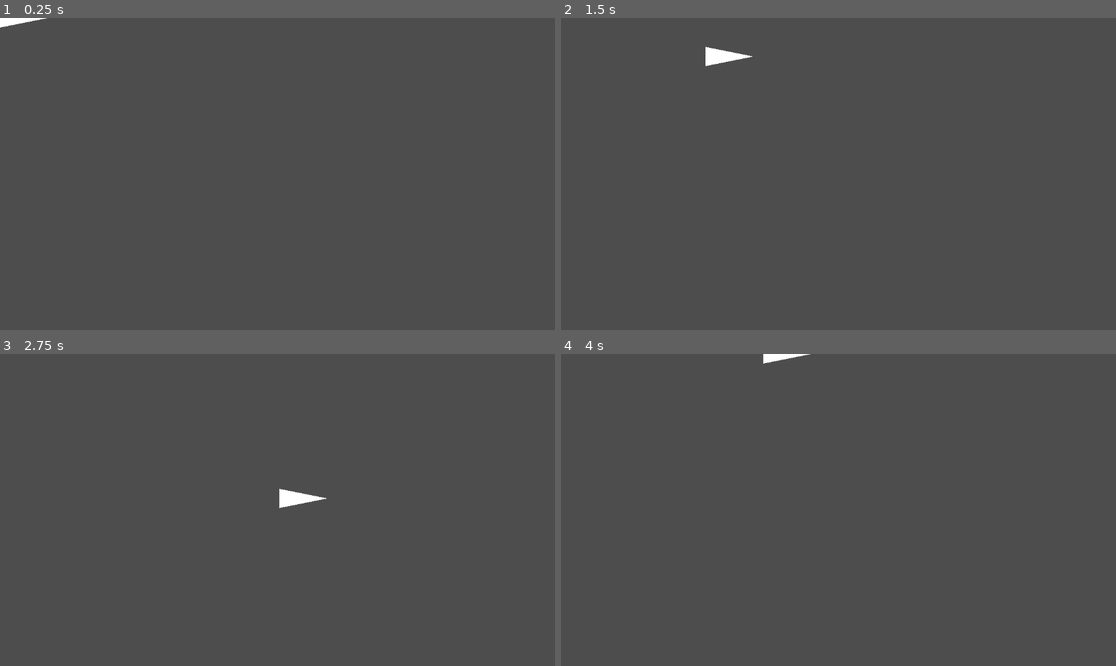
Above: before the commit, frames 1-4 (two rows, left to right).
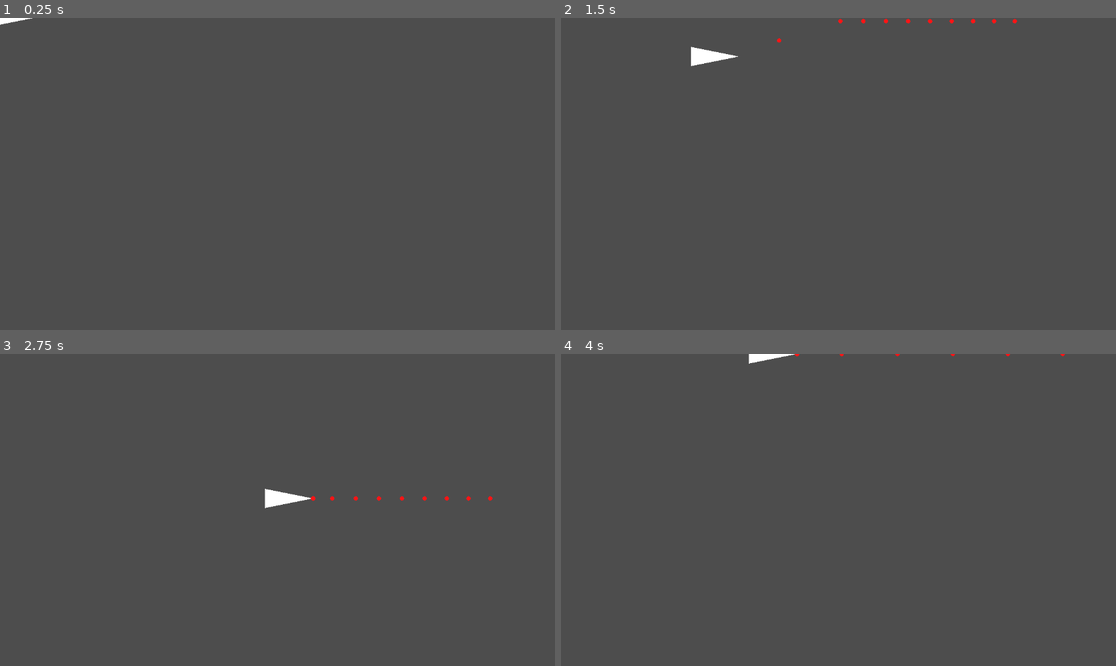
Above: after the commit, the same moments.

Repository: ratsinyourwalls/videoludiko
Game: Godot game, scene res://player.tscn
Same seed, same stepped clock (60 frames per second), same inputs: the game is played once before the commit and once after it. Before the commit the project has no main scene; this scene is started directly in both runs.
Inputs:
- Up to frame 1 (0.25 s): no input
- Up to frame 2 (1.5 s): tap Enter at 0.5 s; hold D (RIGHT) 0.53-1.28 s; hold Space (FIRE, bound only after the commit) 0.53-1.28 s; hold S (DOWN) from 1.28 s (still down); tap Space (FIRE, bound only after the commit) at 1.35 s
- Up to frame 3 (2.75 s): release S (DOWN) at 2.03 s; hold D (RIGHT) from 2.03 s (still down); hold Space (FIRE, bound only after the commit) from 2.03 s (still down)
- Up to frame 4 (4 s): release D (RIGHT) at 2.78 s; release Space (FIRE, bound only after the commit) at 2.78 s; hold W (UP) 2.78-3.53 s; tap Space (FIRE, bound only after the commit) at 2.85 s; hold A (LEFT) from 3.53 s (still down); hold Space (FIRE, bound only after the commit) from 3.53 s (still down)

The runs differ from the first frame. In frame 1, less than 0.1% of the frame differs, in the area x 0-9%, y 0-4%; in frame 2, 0.4%, in the area x 23-83%, y 0-16%; in frame 3, 0.4%; in frame 4, 0.2%.

Commit message:
Added simple bullet

Diff:
--- /dev/null
+++ b/bullet.gd
@@ -0,0 +1,15 @@
+extends RigidBody2D
+
+
+# Called when the node enters the scene tree for the first time.
+func _ready() -> void:
+	pass # Replace with function body.
+
+
+# Called every frame. 'delta' is the elapsed time since the previous frame.
+func _process(_delta: float) -> void:
+	pass
+
+
+func _on_visible_on_screen_notifier_2d_screen_exited() -> void:
+	queue_free()
--- /dev/null
+++ b/bullet.tscn
@@ -0,0 +1,25 @@
+[gd_scene load_steps=3 format=3 uid="uid://cdwc3s47ov75c"]
+
+[ext_resource type="Script" path="res://bullet.gd" id="1_rq4xy"]
+
+[sub_resource type="CircleShape2D" id="CircleShape2D_dh1th"]
+radius = 24.0
+
+[node name="Bullet" type="RigidBody2D"]
+collision_mask = 2
+gravity_scale = 0.0
+script = ExtResource("1_rq4xy")
+
+[node name="CollisionShape2D" type="CollisionShape2D" parent="."]
+scale = Vector2(0.2, 0.2)
+shape = SubResource("CircleShape2D_dh1th")
+
+[node name="Polygon2D" type="Polygon2D" parent="."]
+scale = Vector2(0.2, 0.2)
+color = Color(1, 0.0823529, 0.0862745, 1)
+polygon = PackedVector2Array(-24, 0, -16, -16, 0, -24, 16, -16, 24, 0, 16, 16, 0, 24, -16, 16)
+
+[node name="VisibleOnScreenNotifier2D" type="VisibleOnScreenNotifier2D" parent="."]
+position = Vector2(0, -2.38419e-07)
+
+[connection signal="screen_exited" from="VisibleOnScreenNotifier2D" to="." method="_on_visible_on_screen_notifier_2d_screen_exited"]
--- a/player.gd
+++ b/player.gd
@@ -1,6 +1,7 @@
 extends Area2D
 
 @export var speed = 100
+@export var bullet: PackedScene
 
 # Called when the node enters the scene tree for the first time.
 func _ready() -> void:
@@ -18,6 +19,14 @@
 		dir.x -= 1
 	if Input.is_action_pressed("RIGHT"):
 		dir.x += 1
+	if Input.is_action_pressed("FIRE"):
+		if $ShootTimer.is_stopped():
+			$ShootTimer.start(0.05)
+			var bull = bullet.instantiate()
+			bull.position.x += 70
+			bull.linear_velocity.x = 1000
+			add_child(bull)
+
 	position += dir.normalized()*delta*speed
 	var windowSize = DisplayServer.window_get_size()
 	position.x = clamp(position.x, 0, windowSize.x)
--- a/player.tscn
+++ b/player.tscn
@@ -1,18 +1,26 @@
-[gd_scene load_steps=3 format=3 uid="uid://bemrwhbs21f51"]
+[gd_scene load_steps=4 format=3 uid="uid://bemrwhbs21f51"]
 
 [ext_resource type="Script" path="res://player.gd" id="1_pxe27"]
+[ext_resource type="PackedScene" uid="uid://cdwc3s47ov75c" path="res://bullet.tscn" id="2_m726r"]
 
 [sub_resource type="RectangleShape2D" id="RectangleShape2D_i2s52"]
 size = Vector2(3, 2)
 
 [node name="Player" type="Area2D"]
-scale = Vector2(20, 20)
 script = ExtResource("1_pxe27")
 speed = 400
+bullet = ExtResource("2_m726r")
 
 [node name="Polygon2D" type="Polygon2D" parent="."]
+position = Vector2(-30, 0)
+scale = Vector2(20, 20)
 polygon = PackedVector2Array(5, 0, 0, -1, 0, 1)
 
 [node name="CollisionShape2D" type="CollisionShape2D" parent="."]
-position = Vector2(1.5, 0)
+position = Vector2(1.90735e-06, 0)
+scale = Vector2(20, 20)
 shape = SubResource("RectangleShape2D_i2s52")
+
+[node name="ShootTimer" type="Timer" parent="."]
+wait_time = 0.1
+one_shot = true
--- a/project.godot
+++ b/project.godot
@@ -11,6 +11,7 @@
 [application]
 
 config/name="videoludiko"
+run/main_scene="res://player.tscn"
 config/features=PackedStringArray("4.3", "Forward Plus")
 config/icon="res://icon.svg"
 
@@ -36,3 +37,8 @@
 "events": [Object(InputEventKey,"resource_local_to_scene":false,"resource_name":"","device":-1,"window_id":0,"alt_press …(191 unchanged characters)…
 ]
 }
+FIRE={
+"deadzone": 0.5,
+"events": [Object(InputEventKey,"resource_local_to_scene":false,"resource_name":"","device":-1,"window_id":0,"alt_pressed":false,"shift_pressed":false,"ctrl_pressed":false,"meta_pressed":false,"pressed":false,"keycode":0,"physical_keycode":32,"key_label":0,"unicode":32,"location":0,"echo":false,"script":null)
+]
+}
